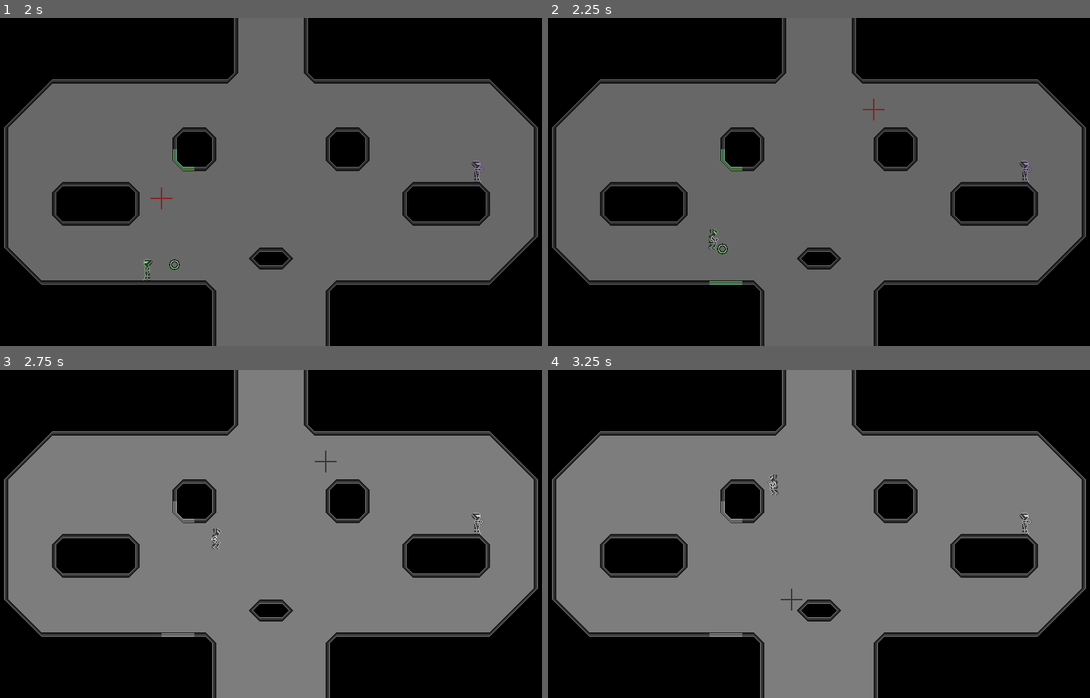
Above: before the commit, frames 1-4 (two rows, left to right).
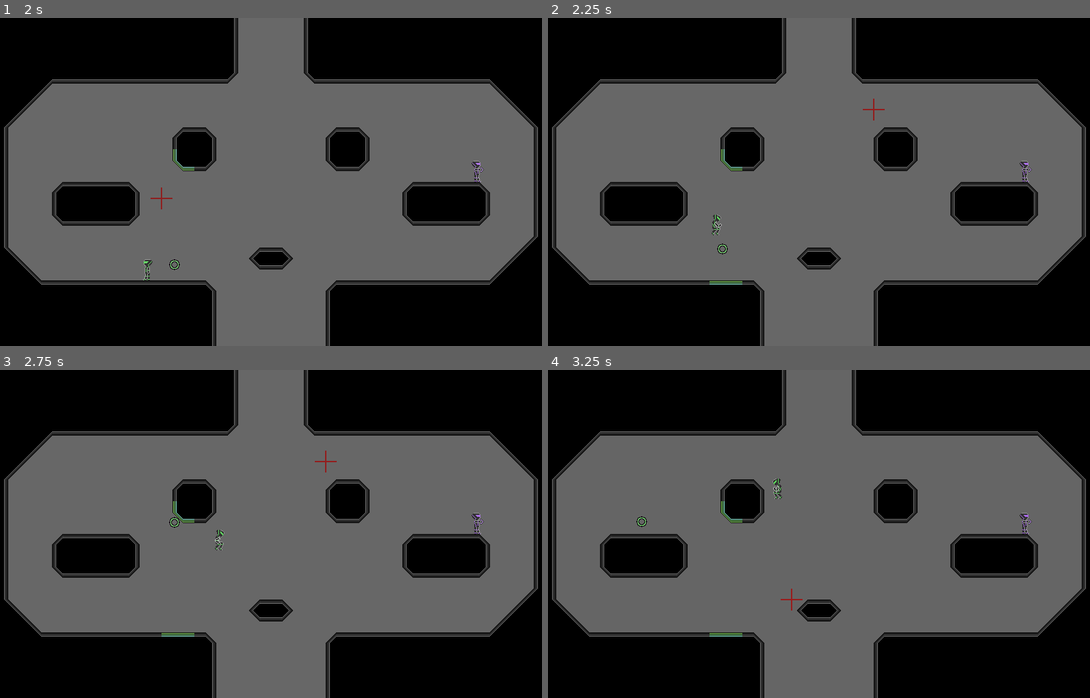
Above: after the commit, the same moments.

Repository: emmawithanE/Frisbee
Game: Godot game, scene res://scenes/World.tscn
Same seed, same stepped clock (60 frames per second), same inputs: the game is played once before the commit and once after it.
Inputs (mouse positions are in pixels of both pictures, inside the frame that each line leads up to):
- Up to frame 1 (2 s): tap Enter at 0.5 s; move the mouse to (390, 165) at 0.52 s; hold Right (ui_right) 0.53-1.28 s; click (390, 165) at 0.6 s; tap Space (jump) at 0.77, 1.25, 1.52 s; move the mouse to (162, 198) at 1.27 s; hold Down (ui_down) from 1.28 s (still down); tap R (dash) at 1.35 s
- Up to frame 2 (2.25 s): move the mouse to (873, 109) at 2.02 s; release Down (ui_down) at 2.03 s; hold Right (ui_right) from 2.03 s (still down); click (873, 109) at 2.1 s
- Up to frame 3 (2.75 s): keep holding Right (ui_right)
- Up to frame 4 (3.25 s): move the mouse to (791, 599) at 2.77 s; release Right (ui_right) at 2.78 s; hold Up (ui_up) from 2.78 s (still down); tap R (dash) at 2.85 s; tap Space (jump) at 3.02 s

Frame 1 is identical in both runs. In frame 2, 0.1% of the frame differs, in the area x 29-33%, y 60-71%; in frame 3, 1.0%; in frame 4, 1.0%, in the area x 0-100%, y 0-100%.

Commit message:
ball respawn pos

Diff:
--- a/scenes/Player.tscn
+++ b/scenes/Player.tscn
@@ -5,8 +5,8 @@
 [ext_resource path="res://sprites/arm.png" type="Texture" id=3]
 [ext_resource path="res://scenes/Shot.tscn" type="PackedScene" id=4]
 
-[sub_resource type="CapsuleShape2D" id=1]
-radius = 6.0
+[sub_resource type="RectangleShape2D" id=1]
+extents = Vector2( 7, 16 )
 
 [node name="Player" type="KinematicBody2D"]
 collision_layer = 12
--- a/scenes/World.tscn
+++ b/scenes/World.tscn
@@ -33,8 +33,8 @@
 [node name="Score" parent="." instance=ExtResource( 5 )]
 
 [node name="Respawner" parent="." instance=ExtResource( 7 )]
-ball_respawn_pos = Vector2( 194, 171 )
-world_ball = ExtResource( 8 )
+ball_respawn_pos = Vector2( 400, 120 )
+world_ball = ExtResource( 9 )
 
 [node name="CanvasLayer" type="CanvasLayer" parent="."]
 
Not shown: 1 places in scenes/World.tscn that only renumber resources
